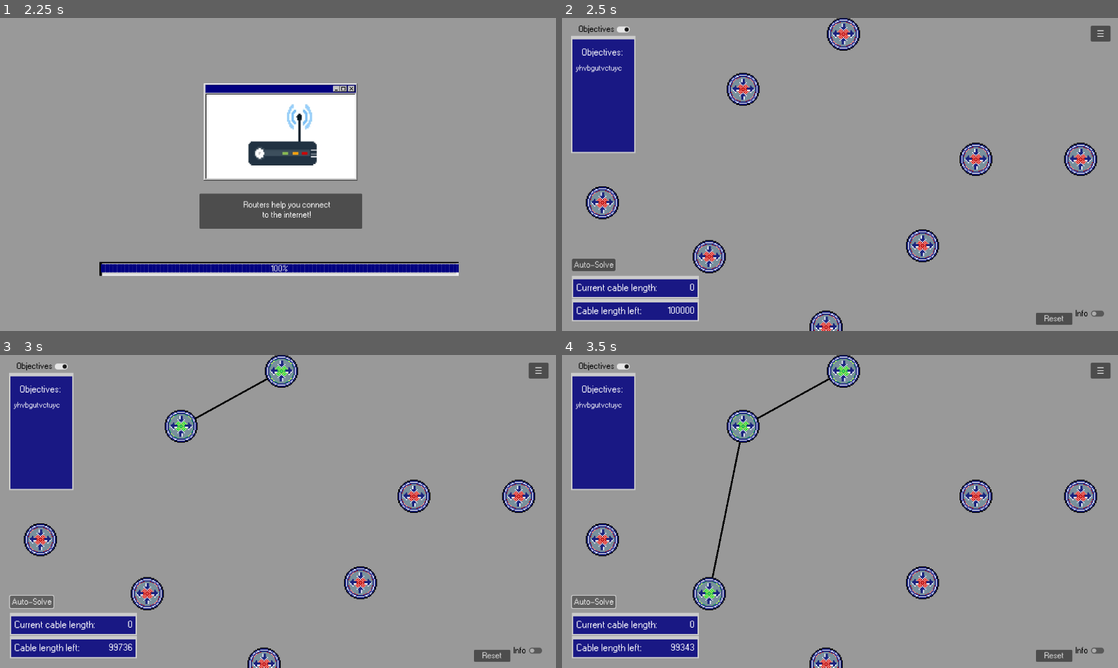
Above: before the commit, frames 1-4 (two rows, left to right).
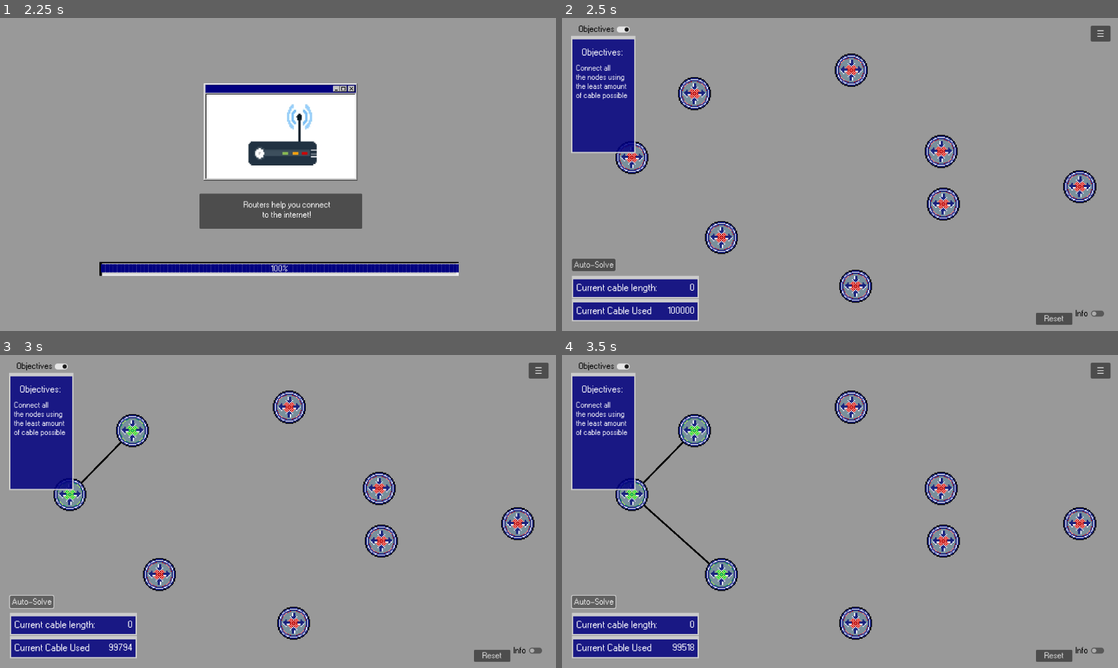
Above: after the commit, the same moments.

Repository: BcubeStudios/Netspace-Game
Game: Godot game, scene res://scenes/opening.tscn
Two runs of this game, one before a commit and one after it. Both use one fixed random seed, a clock stepped at 60 frames per second and the inputs below.
Inputs (mouse positions are in pixels of both pictures, inside the frame that each line leads up to):
- Up to frame 1 (2.25 s): click "START GAME" at 0.5 s; move the mouse to (400, 158) at 1.27 s; click (400, 158) at 1.42 s; move the mouse to (166, 190) at 2.02 s; click (166, 190) at 2.17 s
- Up to frame 2 (2.5 s): no input
- Up to frame 3 (3 s): click "Auto-Solve" at 2.75 s
- Up to frame 4 (3.5 s): no input

Frame 1 is identical in both runs. In frame 2, 8.0% of the frame differs, in the area x 2-97%, y 0-100%; in frame 3, 8.2%; in frame 4, 8.5%.

Commit message:
changed objective labels

Diff:
--- a/GodotWorkspace/scripts/tsp_level.gd
+++ b/GodotWorkspace/scripts/tsp_level.gd
@@ -5,8 +5,13 @@
 # Called when the node enters the scene tree for the first time.
 func _ready():
 	var dir = $gamePanel/Director
-	dir.max_phedge = 1000000
-	$HUD/objectivesPanel/objectivesLabel.text = "yhvbgutvctuyc"
+	dir.max_phedge = 1000
+	$HUD/objectivesPanel/objectivesLabel.text = "Connect all
+	the nodes using
+	the least amount
+	of cable possible"
+	$gamePanel/cablePanel/cable_Label.text = "Current Cable Used"
+	$gamePanel/cablePanel/length_Label.text = str(int($gamePanel/Director.length_left - max_phedge))
 
 	dir.createVariablePoint("point1", randomCoordinates(Vector2i(640, 100)), 2)
 	dir.createVariablePoint("point2", randomCoordinates(Vector2i(910, 230)), 2)
@@ -24,8 +29,8 @@
 
 	var random = RandomNumberGenerator.new()
 	random.randomize()
-	var x = random.randi_range(expectedCoords[0] - 100, expectedCoords[0] + 100)
-	var y = random.randi_range(expectedCoords[1] - 100, expectedCoords[1] + 100)
+	var x = random.randi_range(expectedCoords[0] - 80, expectedCoords[0] + 80)
+	var y = random.randi_range(expectedCoords[1] - 80, expectedCoords[1] + 80)
 	return Vector2(x, y)
 
 func level_won():
